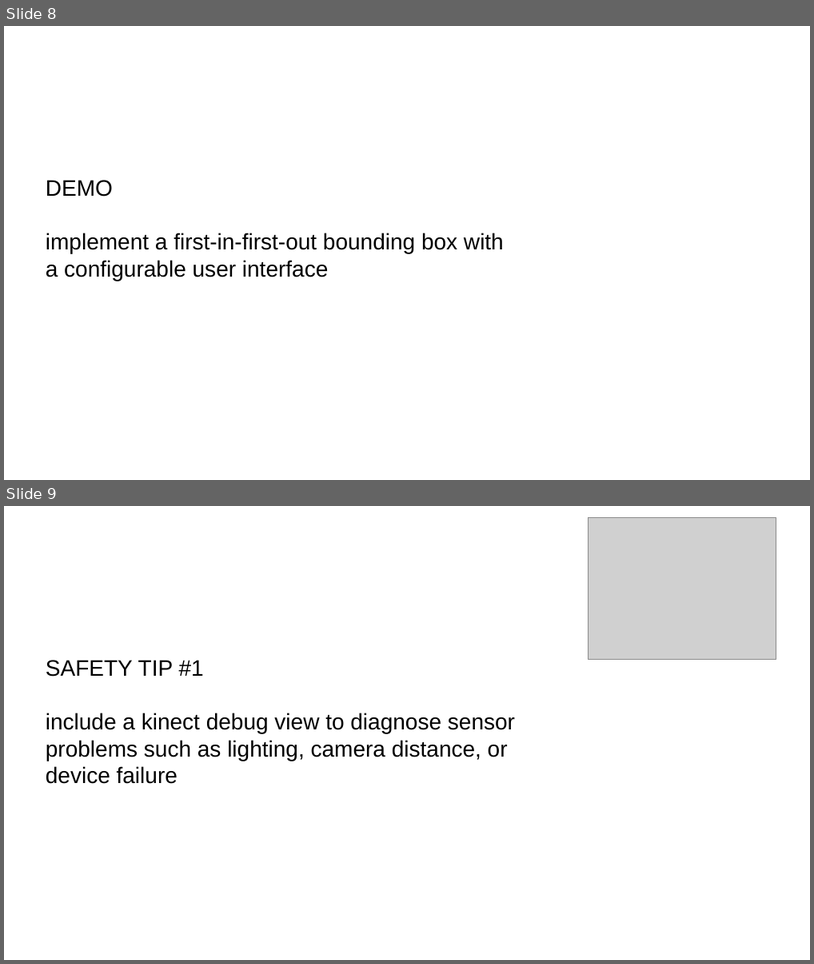
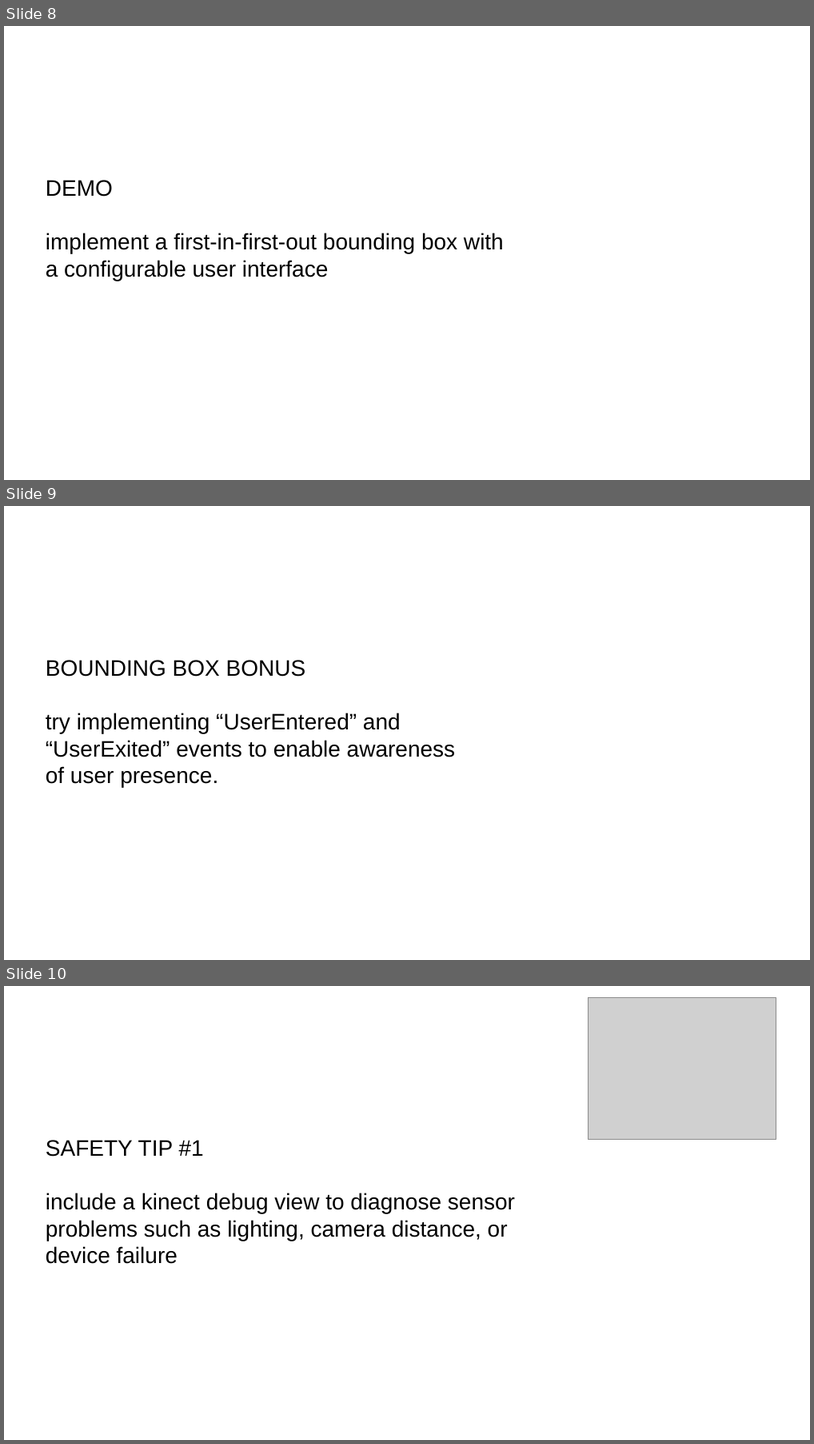
Before and after one commit to kindohm/kinect-level-up, a slide deck: presentation/LevelUpKinect.pptx. Shown one above the other, each under a label of ours: slides 8 and 9 before the commit, slides 8, 9 and 10 after it. The pictures are 814x964 and 814x1444 pixels, drawn with LibreOffice and Linux fonts; fonts in the diff are those of the drawing; grey boxes stand for pictures. Boxes give left, top, right and bottom in pixels: in the first picture for what was removed or moved away, otherwise in the second. Text is boxed around its words. In the diff, an @@ line names an element or a change of style, - is before the commit and + after.

```diff
--- a/presentation/LevelUpKinect.pptx
+++ b/presentation/LevelUpKinect.pptx
@@ slide 9 added at (x1=4, y1=506, x2=810, y2=960), background #FFFFFF @@
@@ text added at (x1=46, y1=660, x2=456, y2=788), 20 pt, text #000000 @@
+BOUNDING BOX BONUS
+try implementing “UserEntered” and “UserExited” events to enable awareness of user presence.
@@ what was slide 9 is now slide 10 @@
```
Also in this commit, not shown: 2 other slides added.
